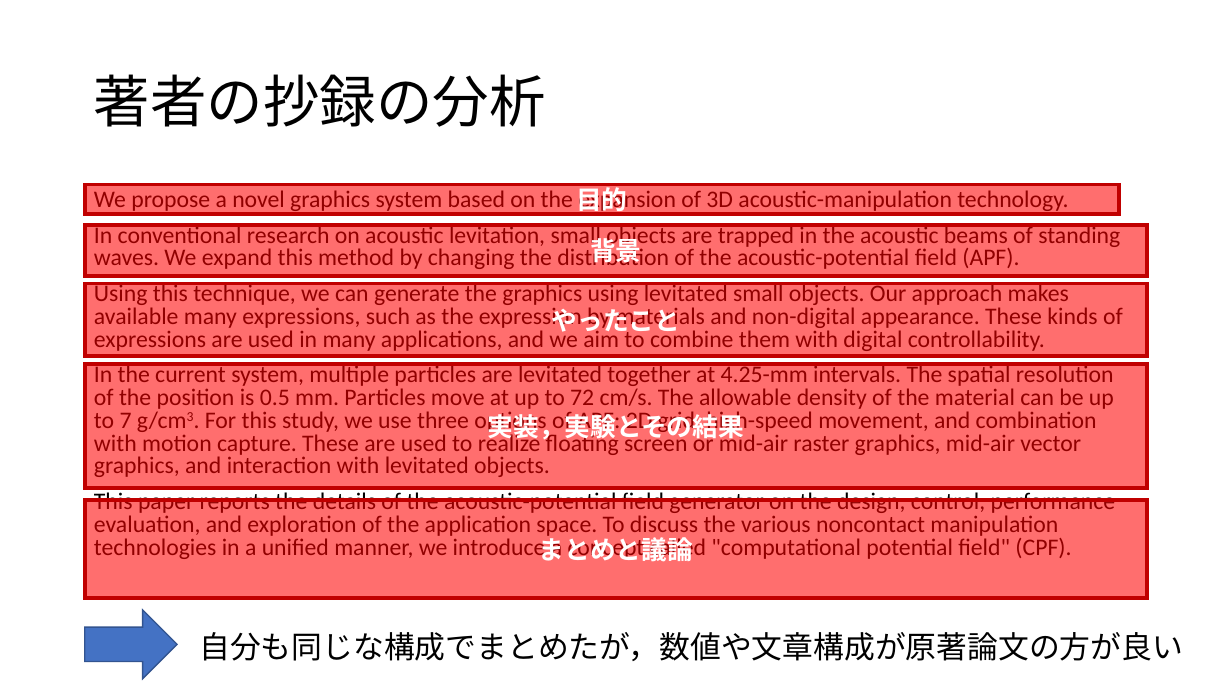
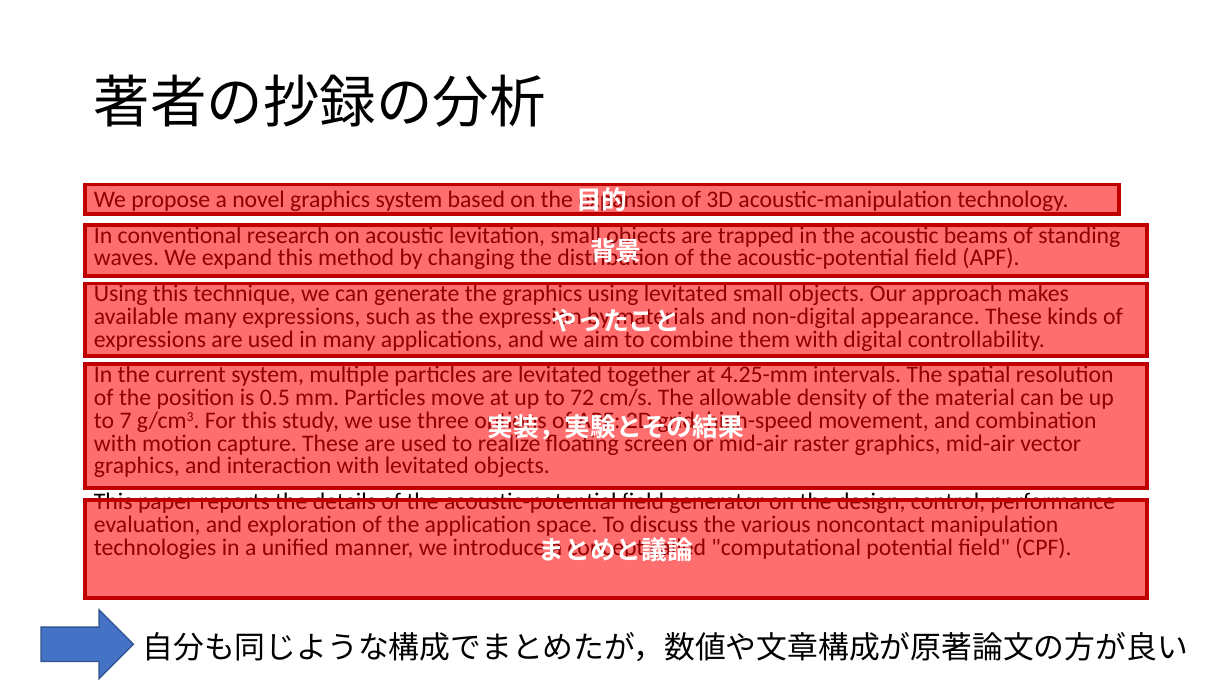
Before and after one commit to DenDen047/reports, a slide deck: slide 5 of information_media_B/abstract/submit.pptx. Drawn at 1232x693 pixels with LibreOffice and Linux fonts; fonts in the diff are those of the drawing. Boxes give left, top, right and bottom in pixels: in the first picture for what was removed or moved away, otherwise in the second. Text is boxed around its words. In the diff, an @@ line names an element or a change of style, - is before the commit and + after.

Commit message:
update abstract

```diff
--- a/information_media_B/abstract/submit.pptx
+++ b/information_media_B/abstract/submit.pptx
@@ right arrow: place and size @@
-right arrow at bbox=[85, 610, 177, 678]
+right arrow at bbox=[41, 610, 133, 678]
@@ text at bbox=[142, 632, 1187, 661]: text changed @@
-自分も同じな構成でまとめたが，数値や文章構成が原著論文の方が良い
+自分も同じような構成でまとめたが，数値や文章構成が原著論文の方が良い
```
